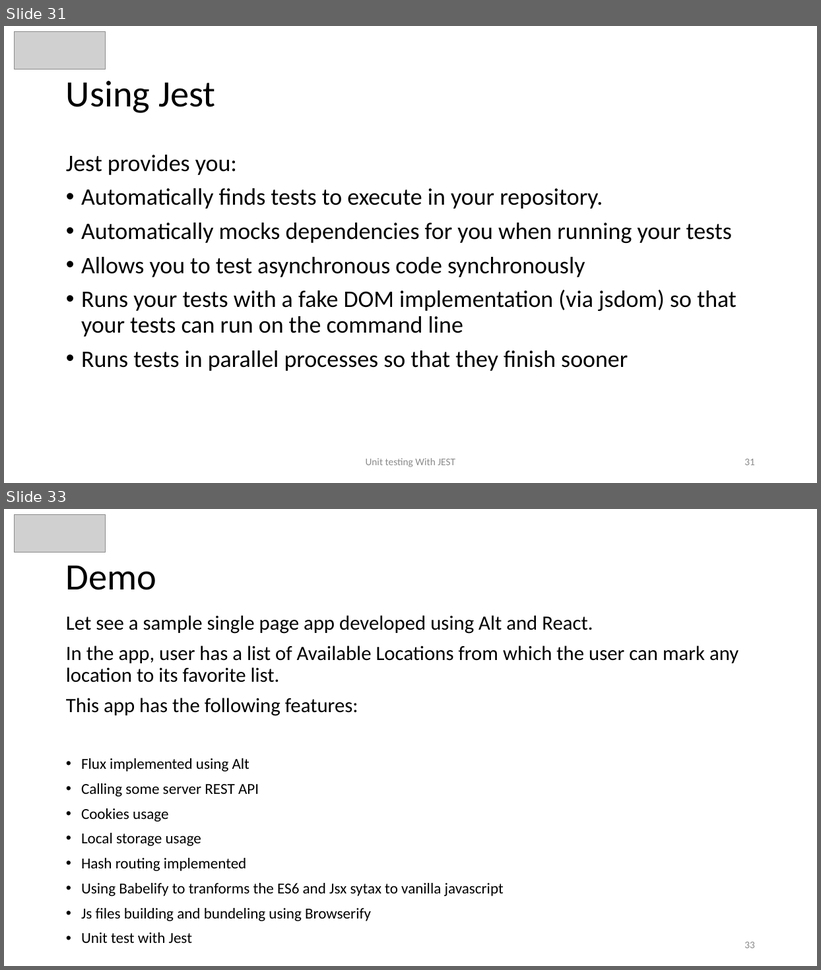
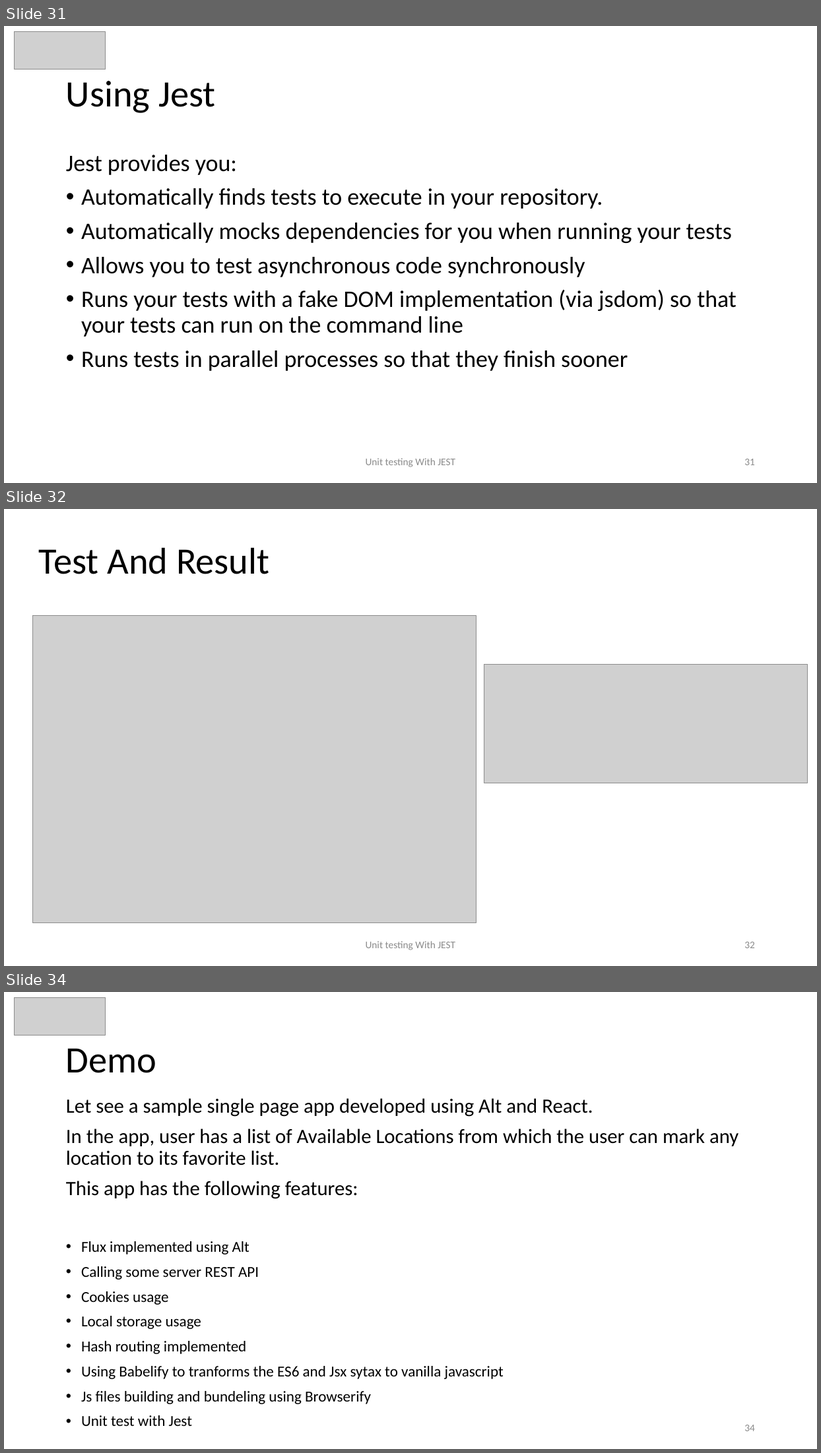
Before and after one commit to awahab29/samplealt, a slide deck: React.pptx. Shown one above the other, each under a label of ours: slides 31 and 33 before the commit, slides 31, 32 and 34 after it; the slides between them are not shown. The pictures are 821x970 and 821x1453 pixels, drawn with LibreOffice and Linux fonts; fonts in the diff are those of the drawing; grey boxes stand for pictures. Boxes give left, top, right and bottom in pixels: in the first picture for what was removed or moved away, otherwise in the second. Text is boxed around its words. In the diff, an @@ line names an element or a change of style, - is before the commit and + after.

Commit message:
updated jest test

```diff
--- a/React.pptx
+++ b/React.pptx
@@ slide 32 added at (x1=4, y1=509, x2=817, y2=966), background #FFFFFF @@
@@ title added at (x1=39, y1=547, x2=269, y2=574), 44 pt, text #000000 @@
+Test And Result
@@ picture added at (x1=32, y1=616, x2=476, y2=923) @@
@@ picture added at (x1=484, y1=664, x2=808, y2=783) @@
@@ text added at (x1=366, y1=941, x2=455, y2=951), 12 pt, text #8C8C8C @@
+Unit testing With JEST
@@ page number added at (x1=745, y1=942, x2=755, y2=949), 12 pt, text #8C8C8C @@
+32
@@ what was slide 33 is now slide 34 @@
@@ page number at (x1=745, y1=1425, x2=755, y2=1432): text changed @@
-33
+34
```
Also in this commit, not shown: 1 slide changed.
